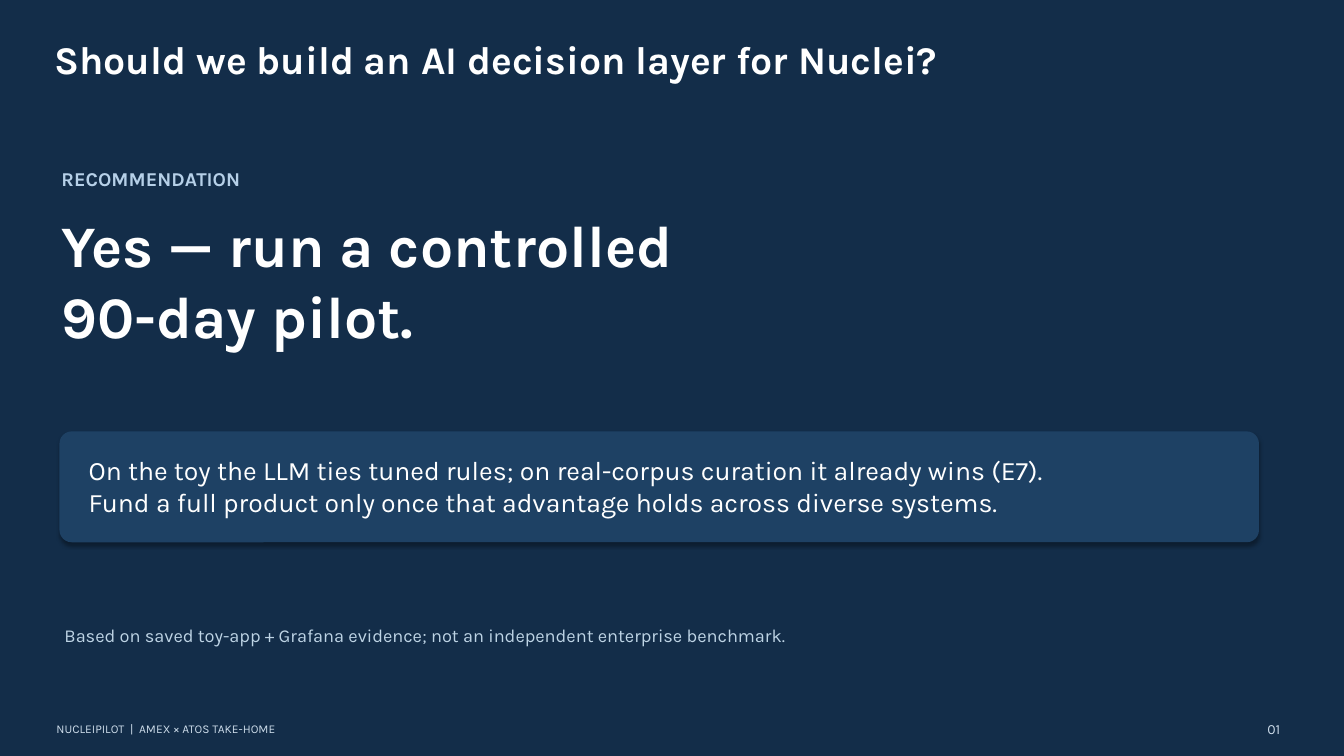
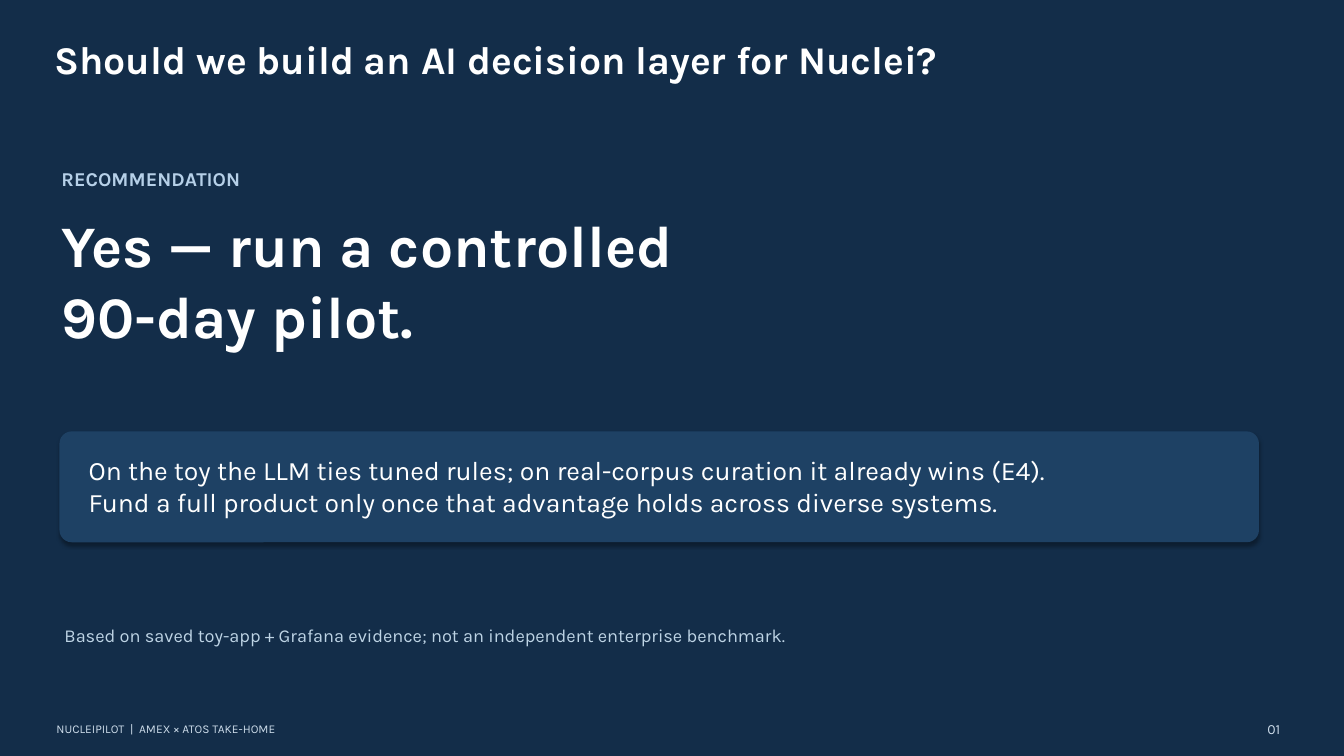
Before and after one commit to Acharya320/NucleiPilot, a slide deck: slide 1 of presentation/AXP_Executive_Deck.pptx. Drawn at 1344x756 pixels with LibreOffice and Linux fonts; fonts in the diff are those of the drawing. Boxes give left, top, right and bottom in pixels: in the first picture for what was removed or moved away, otherwise in the second. Text is boxed around its words. In the diff, an @@ line names an element or a change of style, - is before the commit and + after.

```diff
--- a/presentation/AXP_Executive_Deck.pptx
+++ b/presentation/AXP_Executive_Deck.pptx
@@ text at box(89, 461, 1044, 519): text changed @@
-On the toy the LLM ties tuned rules; on real-corpus curation it already wins (E7).
-Fund a full product only once that advantage holds across diverse systems.
+On the toy the LLM ties tuned rules; on real-corpus curation it already wins (E4).
+Fund a full product only once that advantage holds across diverse systems.
```
Also in this commit, not shown: 1 other slide changed, 25 other files.
